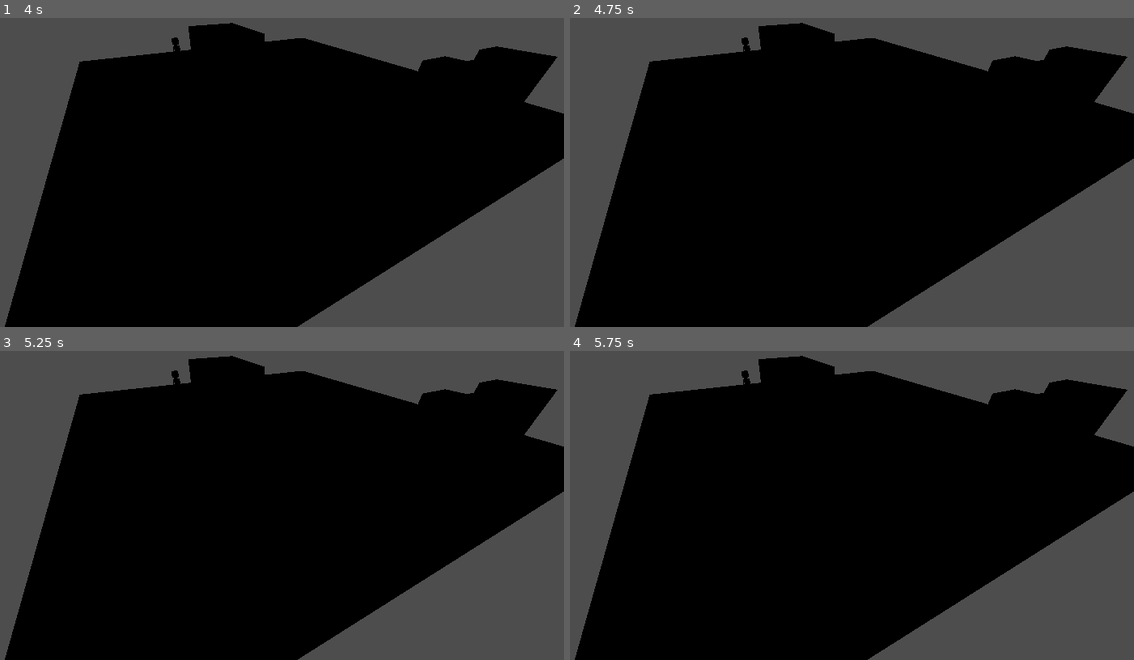
Above: before the commit, frames 1-4 (two rows, left to right).
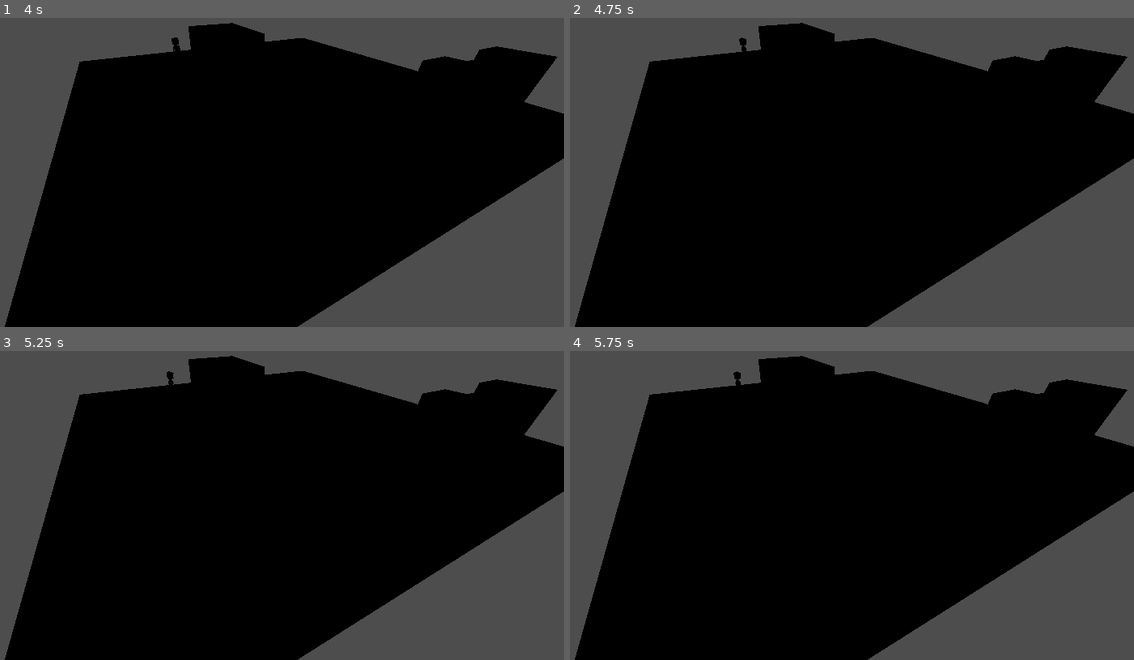
Above: after the commit, the same moments.

Repository: ZergioPC/aux_sombreron
Game: Godot game, scene res://Environment/map_testing.tscn
Same seed, same stepped clock (60 frames per second), same inputs: the game is played once before the commit and once after it.
Inputs:
- Up to frame 1 (4 s): tap Enter at 0.5 s; hold Right (move_right) 0.53-1.28 s; hold Shift (run) 0.53-1.28 s; hold Down (move_back) 1.28-2.03 s; tap X (attack) at 1.35 s; tap Shift (run) at 1.55, 2.85 s; hold Right (move_right) 2.03-2.78 s; hold Shift (run) 2.03-2.78 s; tap Z (dash) at 2.1 s; hold Up (move_forward) 2.78-3.53 s; tap Space at 3.5 s; hold Left (move_left) from 3.53 s (still down); hold Shift (run) from 3.53 s (still down); tap C (switch_character) at 3.6 s
- Up to frame 2 (4.75 s): keep holding Left (move_left); tap Enter at 4.25 s; release Shift (run) at 4.28 s; tap Shift (run) at 4.35 s
- Up to frame 3 (5.25 s): tap Space at 5 s; release Left (move_left) at 5.03 s; hold Down (move_back) from 5.03 s (still down); hold Shift (run) from 5.03 s (still down); tap X (attack) at 5.1 s
- Up to frame 4 (5.75 s): keep holding Down (move_back); keep holding Shift (run)

Frame 1 is identical in both runs. In frame 2, less than 0.1% of the frame differs, in the area x 29-32%, y 6-11%; in frame 3, less than 0.1%; in frame 4, less than 0.1%, in the area x 28-32%, y 6-11%.

Commit message:
FIX. Comportamiento de idle de los npcs mejorados

Diff:
--- a/Entities/Peleador/Peleador.tscn
+++ b/Entities/Peleador/Peleador.tscn
@@ -10,7 +10,6 @@
 
 [node name="Peleador" instance=ExtResource("1_base")]
 classification = 1
-move_speed = 2.5
 
 [node name="Peleador_animation" parent="Model" index="0" instance=ExtResource("2_model")]
 
--- a/Entities/Tramposo/Tramposo.tscn
+++ b/Entities/Tramposo/Tramposo.tscn
@@ -10,7 +10,6 @@
 
 [node name="Tramposo" instance=ExtResource("1_base")]
 classification = 1
-move_speed = 2.5
 
 [node name="Tramposo_animation" parent="Model" index="0" instance=ExtResource("2_model")]
 
--- a/NPCSystem/Base/NPCBase.gd
+++ b/NPCSystem/Base/NPCBase.gd
@@ -19,7 +19,10 @@
 @export var safe_zone: Node3D
 
 @export_group("Movement")
-@export var move_speed: float = 2.0
+## Velocidad usada al caminar (por ejemplo, durante el estado Idle).
+@export var walk_speed: float = 0.6
+## Velocidad usada al correr (por ejemplo, durante el estado Escape).
+@export var run_speed: float = 2.0
 @export var acceleration: float = 10.0
 @export var rotation_speed: float = 8.0
 @export var gravity: float = 20.0
@@ -30,6 +33,7 @@
 
 @export_group("Animations")
 @export var idle_animation: StringName = &"idle"
+@export var walk_animation: StringName = &"walk"
 @export var escape_animation: StringName = &"run"
 
 @export_group("References")
@@ -46,6 +50,7 @@
 var _has_destination: bool = false
 var _destination: Vector3 = Vector3.ZERO
 var _movement_elapsed: float = 0.0
+var _movement_speed: float = 0.0
 var _missing_animations: Dictionary = {}
 
 ## Tiempo mínimo antes de confiar en NavigationAgent3D.is_navigation_finished().
@@ -85,12 +90,14 @@
 # -----------------------------------------------------------------------------
 
 ## Inicia el desplazamiento hacia una posición usando el NavigationAgent3D.
-func move_to_position(target_position: Vector3) -> void:
+## Si [param speed] es menor o igual a cero se usa walk_speed.
+func move_to_position(target_position: Vector3, speed: float = -1.0) -> void:
 	if navigation_agent == null:
 		push_warning("NPC '%s' no tiene un NavigationAgent3D asignado." % name)
 		stop_movement()
 		return
 
+	_movement_speed = walk_speed if speed <= 0.0 else speed
 	_destination = target_position
 	_has_destination = true
 	_is_moving = true
@@ -127,6 +134,70 @@
 	return false
 
 
+## Busca un punto aleatorio sobre el mapa de navegación del NPC.
+##
+## El punto debe estar a una distancia horizontal entre [param min_distance] y
+## [param max_distance], y debe ser alcanzable desde la posición actual. Devuelve
+## un Dictionary con las claves "found" (bool) y "position" (Vector3). Si no se
+## encuentra un punto válido, "found" es false.
+func get_random_navigation_position(
+	min_distance: float = 1.0,
+	max_distance: float = 20.0,
+	max_attempts: int = 10
+) -> Dictionary:
+	var result := {"found": false, "position": Vector3.ZERO}
+
+	if navigation_agent == null:
+		return result
+
+	var map_rid := navigation_agent.get_navigation_map()
+	if not map_rid.is_valid():
+		return result
+
+	var navigation_layers := navigation_agent.navigation_layers
+	var attempt_count := maxi(max_attempts, 1)
+
+	for _attempt in attempt_count:
+		var candidate := NavigationServer3D.map_get_random_point(
+			map_rid, navigation_layers, true
+		)
+
+		var offset := candidate - global_position
+		offset.y = 0.0
+		var distance := offset.length()
+
+		if distance < min_distance or distance > max_distance:
+			continue
+
+		if not _is_navigation_position_reachable(
+			map_rid, candidate, navigation_layers
+		):
+			continue
+
+		result["found"] = true
+		result["position"] = candidate
+		return result
+
+	return result
+
+
+## Comprueba que exista una ruta de navegación hasta [param target].
+func _is_navigation_position_reachable(
+	map_rid: RID,
+	target: Vector3,
+	navigation_layers: int
+) -> bool:
+	var path := NavigationServer3D.map_get_path(
+		map_rid, global_position, target, true, navigation_layers
+	)
+
+	if path.is_empty():
+		return false
+
+	var path_end := path[path.size() - 1]
+	return path_end.distance_to(target) <= maxf(arrival_distance, 1.0)
+
+
 func _apply_gravity(delta: float) -> void:
 	if is_on_floor():
 		velocity.y = 0.0
@@ -157,8 +228,8 @@
 
 	direction = direction.normalized()
 
-	velocity.x = move_toward(velocity.x, direction.x * move_speed, acceleration * delta)
-	velocity.z = move_toward(velocity.z, direction.z * move_speed, acceleration * delta)
+	velocity.x = move_toward(velocity.x, direction.x * _movement_speed, acceleration * delta)
+	velocity.z = move_toward(velocity.z, direction.z * _movement_speed, acceleration * delta)
 
 	_rotate_model_towards(direction, delta)
 
--- a/NPCSystem/States/Escape.gd
+++ b/NPCSystem/States/Escape.gd
@@ -22,7 +22,7 @@
 		npc.play_animation(npc.idle_animation)
 		return
 
-	npc.move_to_position(npc.get_safe_zone_position())
+	npc.move_to_position(npc.get_safe_zone_position(), npc.run_speed)
 	npc.play_animation(npc.escape_animation)
 
 
--- a/NPCSystem/States/Idle.gd
+++ b/NPCSystem/States/Idle.gd
@@ -2,11 +2,109 @@
 
 ## Estado de reposo del NPC.
 ##
-## Permanece quieto hasta que el comportamiento solicite otro estado.
+## Alterna entre pausas quietas y caminatas hacia puntos aleatorios del mapa de
+## navegación. Este estado solo decide cuándo caminar y cuándo detenerse: el
+## movimiento, la navegación y las animaciones se solicitan a NPCBase.
+
+@export_group("Wandering")
+## Si está desactivado, el NPC permanece quieto durante todo el estado.
+@export var wandering_enabled: bool = true
+## Tiempo mínimo que el NPC permanece quieto entre caminatas.
+@export var min_idle_time: float = 2.0
+## Tiempo máximo que el NPC permanece quieto entre caminatas.
+@export var max_idle_time: float = 5.0
+## Distancia mínima del punto de destino respecto al NPC.
+@export var min_walk_distance: float = 2.0
+## Distancia máxima del punto de destino respecto al NPC.
+@export var max_walk_distance: float = 12.0
+## Tiempo máximo caminando antes de detenerse y volver a esperar.
+## Sirve como salvaguarda si un destino no se alcanza nunca.
+@export var max_walk_time: float = 12.0
+## Intentos para encontrar un punto de navegación aleatorio válido.
+@export var target_search_attempts: int = 10
+
+var _rng := RandomNumberGenerator.new()
+var _waiting: bool = true
+var _wait_time_left: float = 0.0
+var _walk_time: float = 0.0
+
 
 func enter() -> void:
 	if npc == null:
 		return
 
+	_seed_random_generator()
 	npc.stop_movement()
 	npc.play_animation(npc.idle_animation)
+	_start_waiting()
+
+
+func update(delta: float) -> void:
+	if npc == null:
+		return
+
+	if _waiting:
+		_update_waiting(delta)
+	else:
+		_update_walking(delta)
+
+
+func exit() -> void:
+	if npc == null:
+		return
+
+	npc.stop_movement()
+
+
+func _update_waiting(delta: float) -> void:
+	_wait_time_left -= delta
+
+	if _wait_time_left > 0.0:
+		return
+
+	if not wandering_enabled or not _try_start_walking():
+		_start_waiting()
+
+
+func _update_walking(delta: float) -> void:
+	_walk_time += delta
+
+	if not npc.has_reached_destination() and _walk_time < max_walk_time:
+		return
+
+	npc.stop_movement()
+	npc.play_animation(npc.idle_animation)
+	_start_waiting()
+
+
+## Intenta iniciar una caminata hacia un punto aleatorio. Devuelve true si el
+## NPC comenzó a moverse.
+func _try_start_walking() -> bool:
+	var search: Dictionary = npc.get_random_navigation_position(
+		min_walk_distance, max_walk_distance, target_search_attempts
+	)
+
+	if not bool(search.get("found", false)):
+		return false
+
+	var target: Vector3 = search["position"]
+	_waiting = false
+	_walk_time = 0.0
+	npc.move_to_position(target, npc.walk_speed)
+	npc.play_animation(npc.walk_animation)
+	return true
+
+
+func _start_waiting() -> void:
+	_waiting = true
+	_walk_time = 0.0
+
+	var minimum := maxf(min_idle_time, 0.0)
+	var maximum := maxf(max_idle_time, minimum)
+	_wait_time_left = _rng.randf_range(minimum, maximum)
+
+
+func _seed_random_generator() -> void:
+	# Incluir el id de instancia evita que varios NPC que entran al estado en el
+	# mismo frame generen exactamente la misma secuencia aleatoria.
+	_rng.seed = int(Time.get_ticks_usec()) ^ int(npc.get_instance_id())
